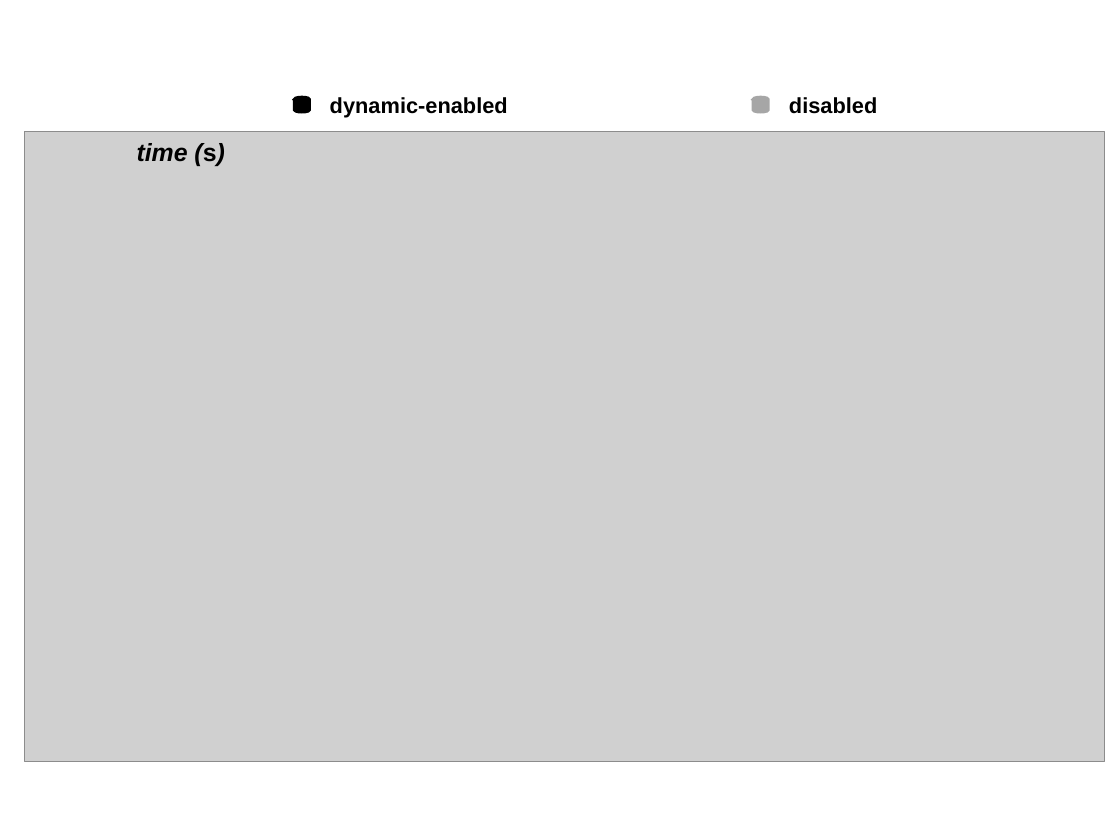
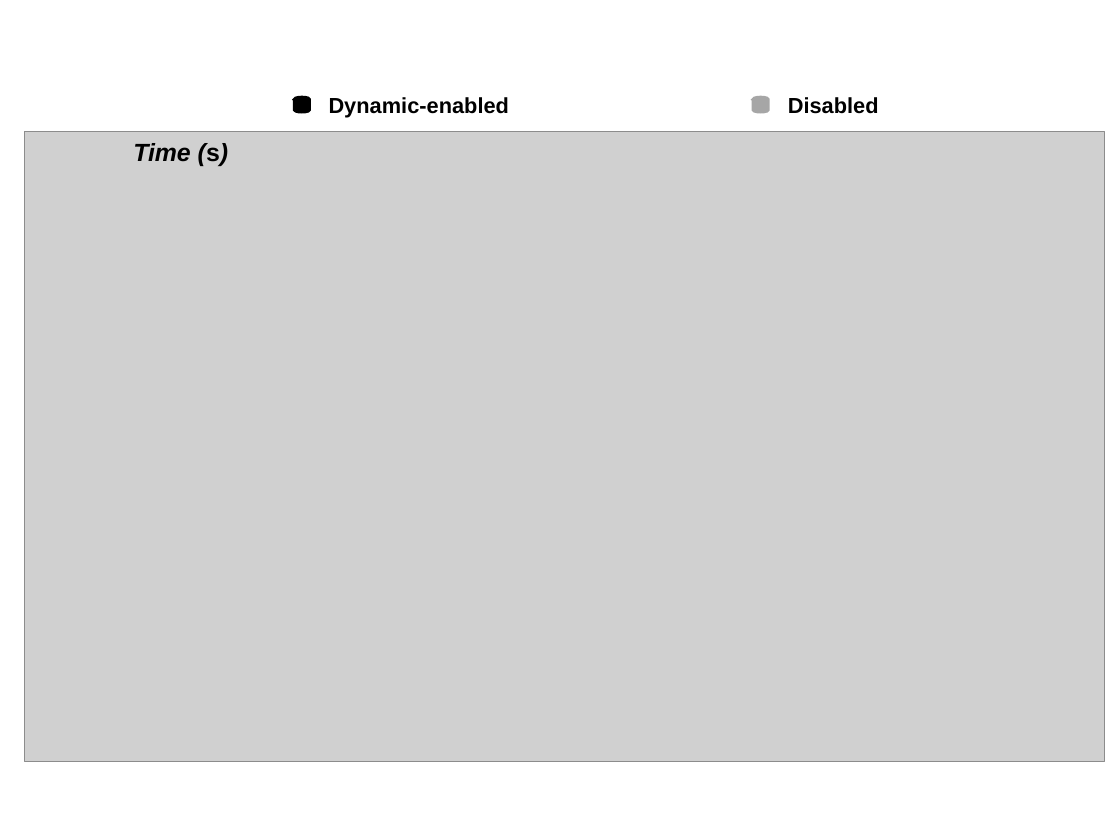
Before and after one commit to strongerwill/FastIO, a slide deck: slide 1 of doc/materials/steady_enabled_qi_benchmarks/spec.ppt. Drawn at 1120x840 pixels with LibreOffice and Linux fonts; fonts in the diff are those of the drawing; grey boxes stand for pictures. Boxes give left, top, right and bottom in pixels: in the first picture for what was removed or moved away, otherwise in the second. Text is boxed around its words. In the diff, an @@ line names an element or a change of style, - is before the commit and + after.

```diff
--- a/doc/materials/steady_enabled_qi_benchmarks/spec.ppt
+++ b/doc/materials/steady_enabled_qi_benchmarks/spec.ppt
@@ text at (329, 97, 509, 118): text changed @@
-dynamic-enabled
+Dynamic-enabled
@@ text at (788, 97, 879, 114): text changed @@
-disabled
+Disabled
@@ text at (133, 143, 228, 166): text changed @@
-time (s)
+Time (s)
```
Also in this commit, not shown: 4 other files.
